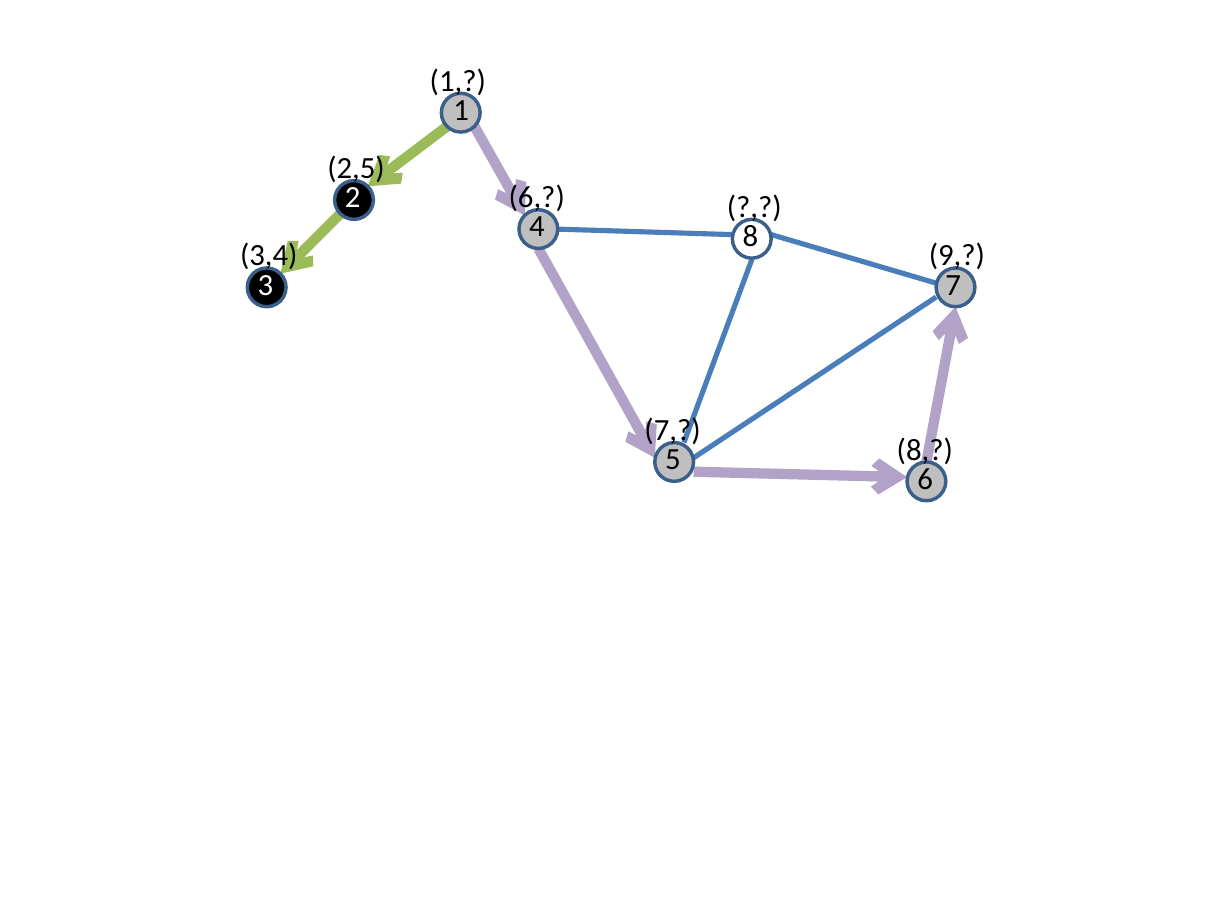
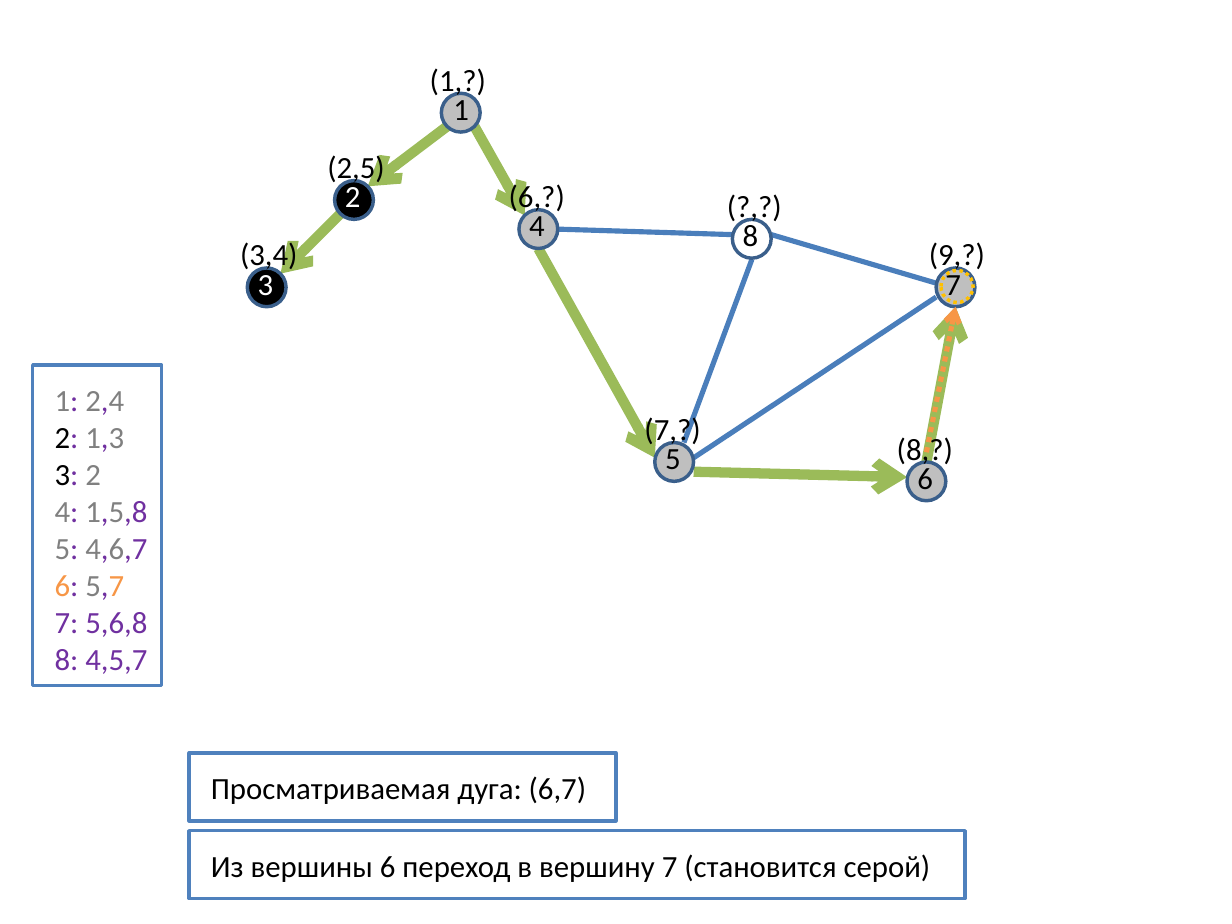
Before and after one commit to SteinbergOB/ANG, a slide deck: slide 16 of Презентации/Лекция 2.pptx (slide 11 before the commit). Drawn at 1232x924 pixels with LibreOffice and Linux fonts; fonts in the diff are those of the drawing. Boxes give left, top, right and bottom in pixels: in the first picture for what was removed or moved away, otherwise in the second. Text is boxed around its words. In the diff, an @@ line names an element or a change of style, - is before the commit and + after.

```diff
--- a/Презентации/Лекция 2.pptx
+++ b/Презентации/Лекция 2.pptx
@@ arrow (474, 127) - (525, 216): stroke #B3A2C7 6 pt to #9BBB59 6 pt @@
@@ arrow (538, 249) - (654, 458): stroke #B3A2C7 6 pt to #9BBB59 6 pt @@
@@ ellipse added at box(941, 271, 973, 303), outline #FFC000 2 pt dashed @@
@@ arrow (956, 307) - (926, 462): stroke #B3A2C7 6 pt to #9BBB59 6 pt @@
@@ arrow added from (926, 452) to (956, 307), #F79646 3 pt dashed @@
@@ rectangle added at box(33, 365, 163, 685), fill #FFFFFF, outline #4F81BD 2 pt @@
@@ text added at box(55, 391, 147, 674), 18 pt, text #7030A0 @@
+1: 2,4
+2: 1,3
+3: 2
+4: 1,5,8
+5: 4,6,7
+6: 5,7
+7: 5,6,8
+8: 4,5,7
@@ arrow (694, 472) - (907, 477): stroke #B3A2C7 6 pt to #9BBB59 6 pt @@
@@ rectangle added at box(190, 753, 616, 821), fill #FFFFFF, outline #4F81BD 2 pt @@
@@ text added at box(211, 776, 587, 804), 18 pt, text #000000 @@
+Просматриваемая дуга: (6,7)
@@ rectangle added at box(190, 830, 966, 898), fill #FFFFFF, outline #4F81BD 2 pt @@
@@ text added at box(211, 854, 931, 882), 18 pt, text #000000 @@
+Из вершины 6 переход в вершину 7 (становится серой)
```
Also in this commit, not shown: 28 other slides changed, 12 slides added, 2 other files.
